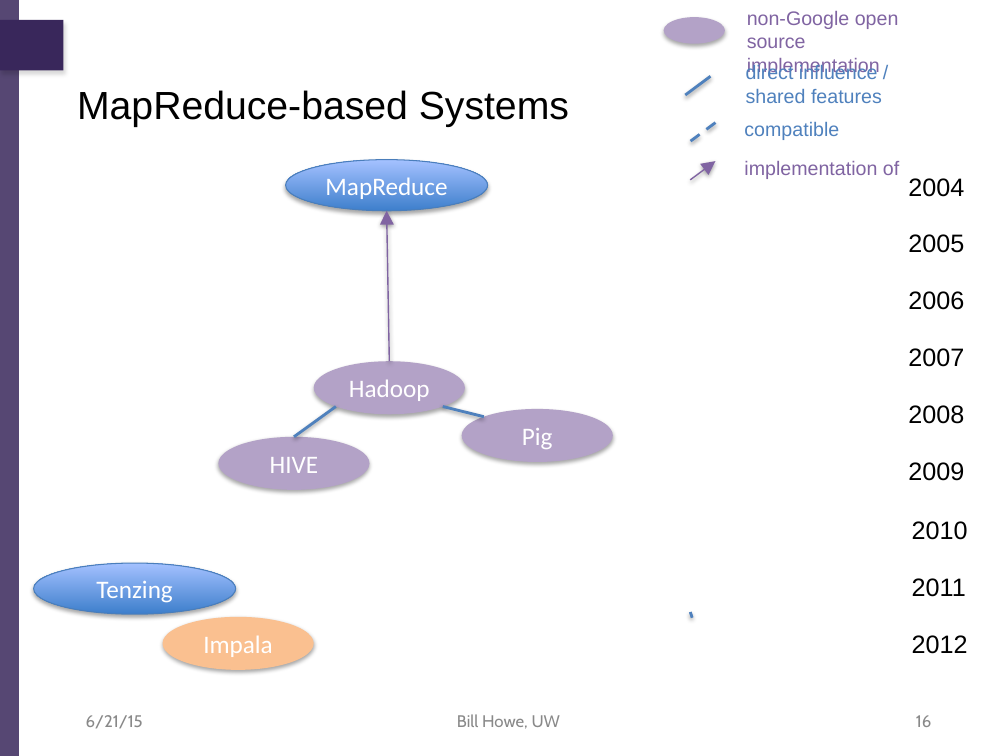
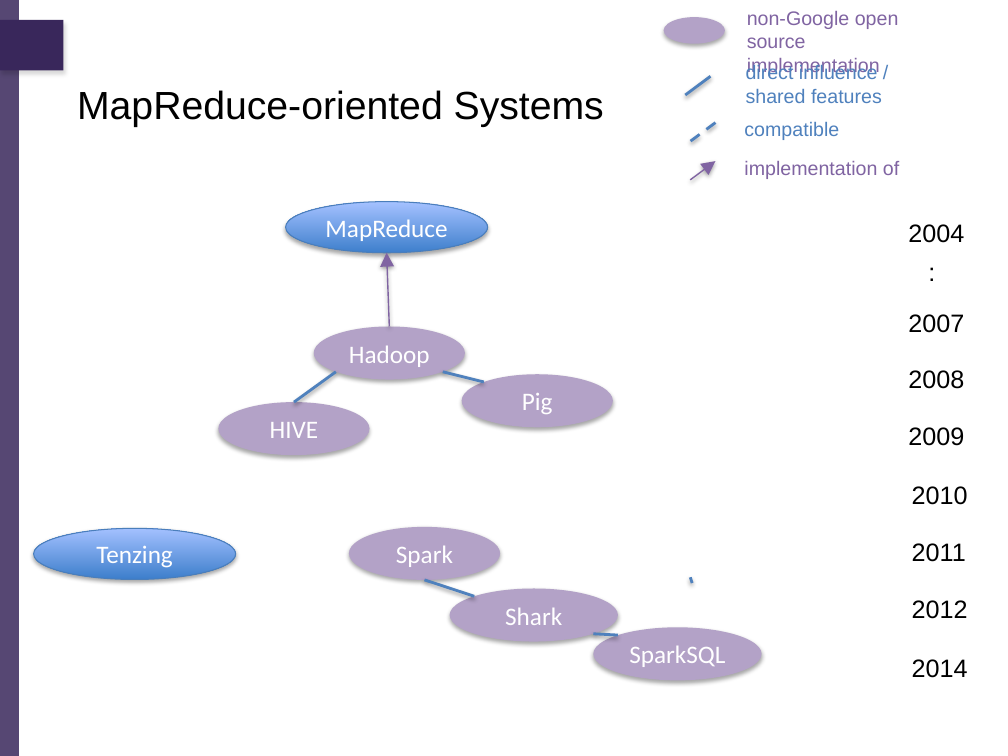
Before and after one commit to billhowe/datasci_course_materials, a slide deck: slide 16 of day1_data_management/part3_nosql/06_nosql.pptx. Drawn at 1008x756 pixels with LibreOffice and Linux fonts; fonts in the diff are those of the drawing; background and template pictures are left out. Boxes give left, top, right and bottom in pixels: in the first picture for what was removed or moved away, otherwise in the second. Text is boxed around its words. In the diff, an @@ line names an element or a change of style, - is before the commit and + after.

Commit message:
Modified NoSQL slides

```diff
--- a/day1_data_management/part3_nosql/06_nosql.pptx
+++ b/day1_data_management/part3_nosql/06_nosql.pptx
@@ text at [77,90,604,127]: text changed @@
-MapReduce-based Systems
+MapReduce-oriented Systems
@@ ellipse "MapReduce": place and size @@
-ellipse "MapReduce" at [285,159,487,211]
+ellipse "MapReduce" at [285,202,487,253]
@@ text "2004": place and size @@
-text "2004" at [908,178,964,197]
+text "2004" at [908,224,964,243]
@@ text removed at [908,234,964,253] @@
-2005
@@ arrow moved from (387, 211) - (389, 361) to (387, 253) - (389, 327) @@
@@ text added at [918,251,1008,291], 18 pt, text #000000 @@
+:
@@ text removed at [908,291,964,310] @@
-2006
@@ ellipse added at [349,527,500,581], fill #B3A2C7, 18 pt, text #FFFFFF @@
+Spark
@@ line added from (424, 580) to (475, 597), #4F81BD 2 pt @@
@@ ellipse added at [450,589,618,642], fill #B3A2C7, 18 pt, text #FFFFFF @@
+Shark
@@ 6 texts, 4 ellipses, 3 lines: place and size @@
-6 texts, 4 ellipses, 3 lines at [33,348,968,654]
+6 texts, 4 ellipses, 3 lines at [33,314,968,619]
@@ ellipse removed at [162,617,313,670] @@
-Impala
@@ ellipse added at [594,627,762,680], fill #B3A2C7, 18 pt, text #FFFFFF @@
+SparkSQL
@@ line added from (594, 634) to (618, 635), #4F81BD 2 pt @@
@@ text added at [912,659,968,678], 18 pt, text #000000 @@
+2014
@@ text removed at [86,715,143,729] @@
-6/21/15
@@ text removed at [457,714,560,729] @@
-Bill Howe, UW
@@ page number removed at [916,715,931,727] @@
-16
```
Also in this commit, not shown: 20 other slides changed, 7 slides added, 2 slides removed.
